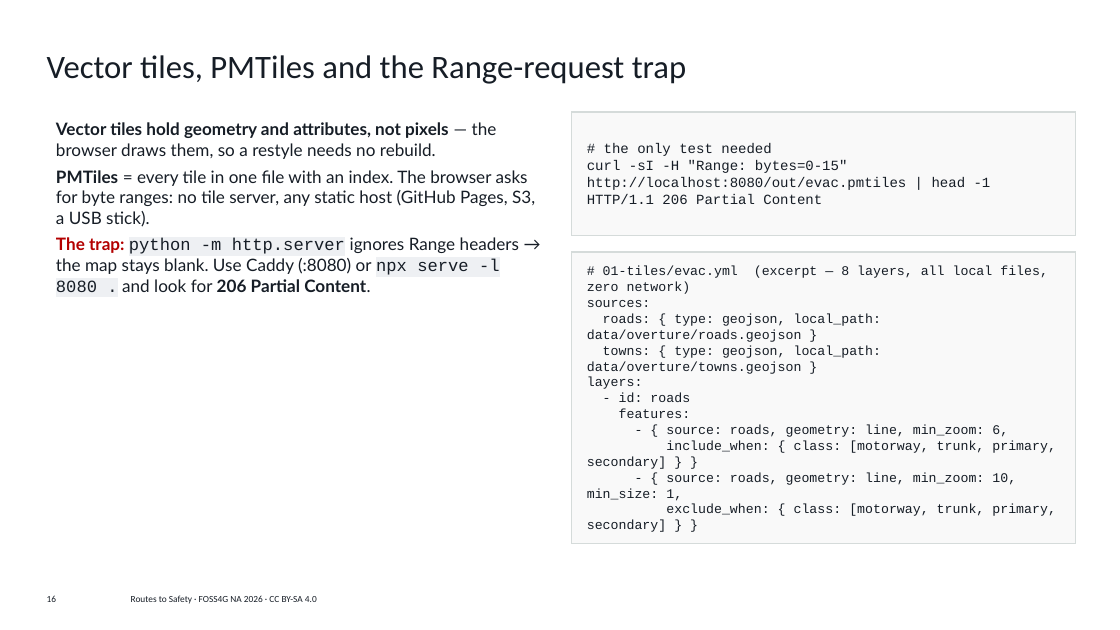
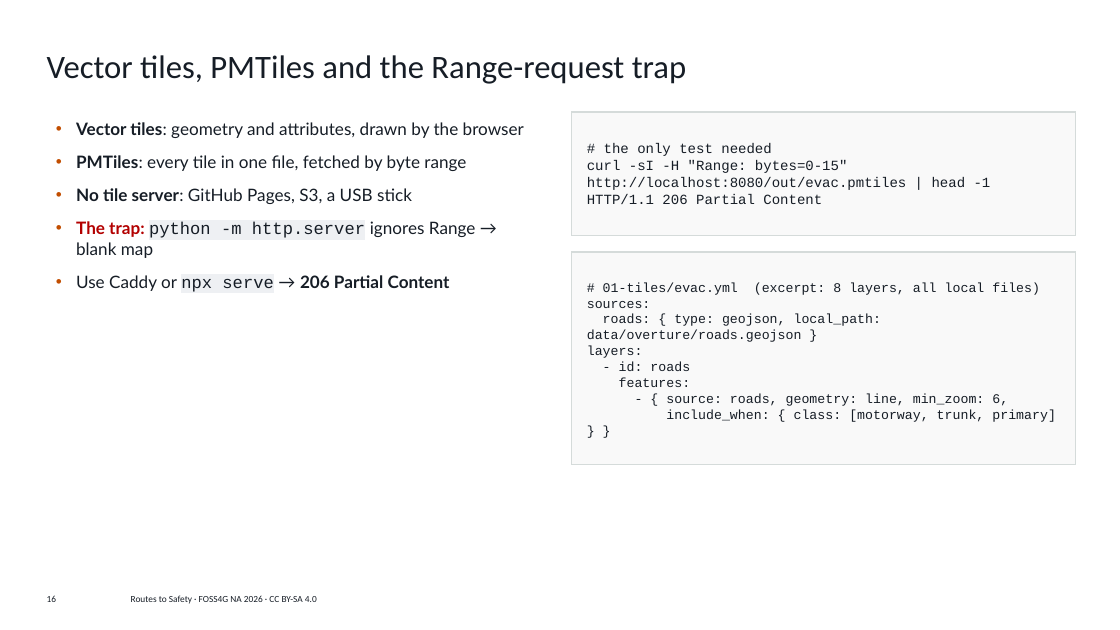
Before and after one commit to vishal4c/routes-to-safety-workshop, a slide deck: slide 16 of deck/Routes-to-Safety-FOSS4G-NA-2026.pptx. Drawn at 1120x630 pixels with LibreOffice and Linux fonts; fonts in the diff are those of the drawing; background and template pictures are left out. Boxes give left, top, right and bottom in pixels: in the first picture for what was removed or moved away, otherwise in the second. Text is boxed around its words. In the diff, an @@ line names an element or a change of style, - is before the commit and + after.

```diff
--- a/deck/Routes-to-Safety-FOSS4G-NA-2026.pptx
+++ b/deck/Routes-to-Safety-FOSS4G-NA-2026.pptx
@@ text at (76,122,524,292): text changed @@
-Vector tiles hold geometry and attributes, not pixels — the browser draws them, so a restyle needs no rebuild.
-PMTiles = every tile in one file with an index. The browser asks for byte ranges: no tile server, any static host (GitHub Pages, S3, a USB stick).
-The trap: python -m http.server ignores Range headers → the map stays blank. Use Caddy (:8080) or npx serve -l 8080 . and look for 206 Partial Content.
+• Vector tiles: geometry and attributes, drawn by the browser
+• PMTiles: every tile in one file, fetched by byte range
+• No tile server: GitHub Pages, S3, a USB stick
+• The trap: python -m http.server ignores Range → blank map
+• Use Caddy or npx serve → 206 Partial Content
@@ rectangle "# 01-tiles/evac.yml (excerpt: 8 layers, ...": place and size @@
-rectangle "# 01-tiles/evac.yml (excerpt: 8 layers, ..." at (571,252,1075,543)
+rectangle "# 01-tiles/evac.yml (excerpt: 8 layers, ..." at (571,252,1075,465)
@@ text in rectangle at (603,282,1040,295): text changed @@
-# 01-tiles/evac.yml (excerpt — 8 layers, all local files, zero network)
+# 01-tiles/evac.yml (excerpt: 8 layers, all local files)
@@ text in rectangle at (587,345,881,374): paragraph removed @@
-towns: { type: geojson, local_path: data/overture/towns.geojson }
@@ text in rectangle at (666,409,1056,422): text changed @@
-include_when: { class: [motorway, trunk, primary, secondary] } }
-- { source: roads, geometry: line, min_zoom: 10, min_size: 1,
-exclude_when: { class: [motorway, trunk, primary, secondary] } }
+include_when: { class: [motorway, trunk, primary] } }
```
Also in this commit, not shown: 21 other slides changed, 1 other file.
